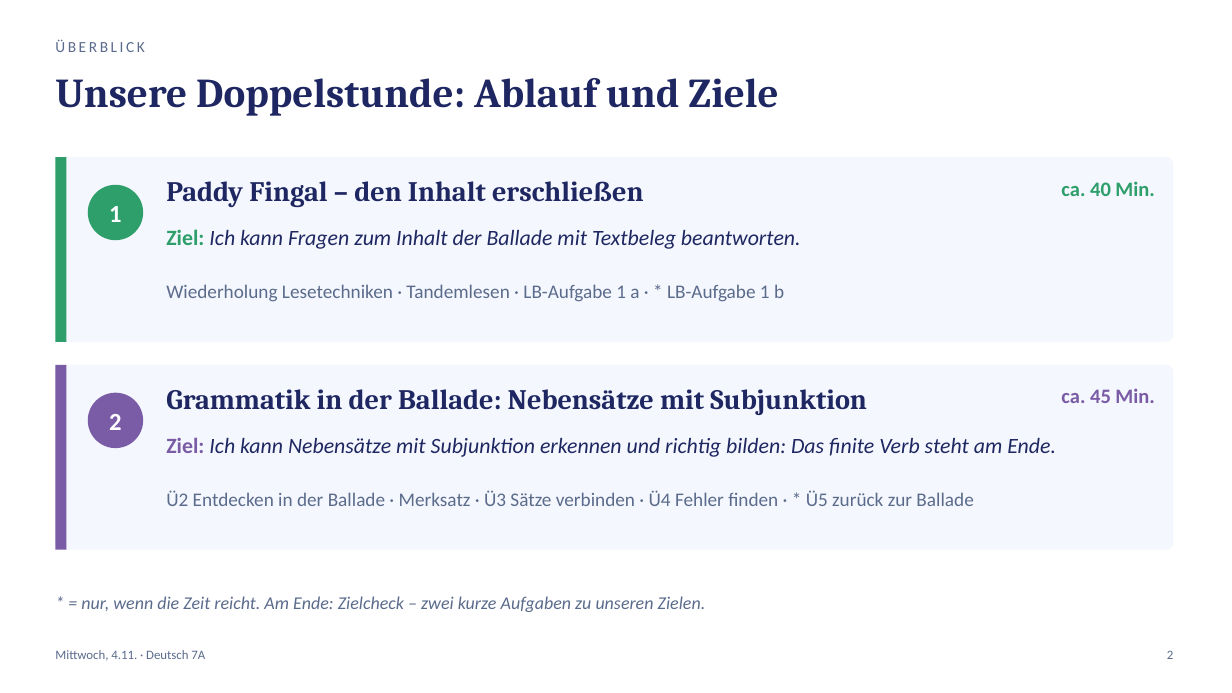
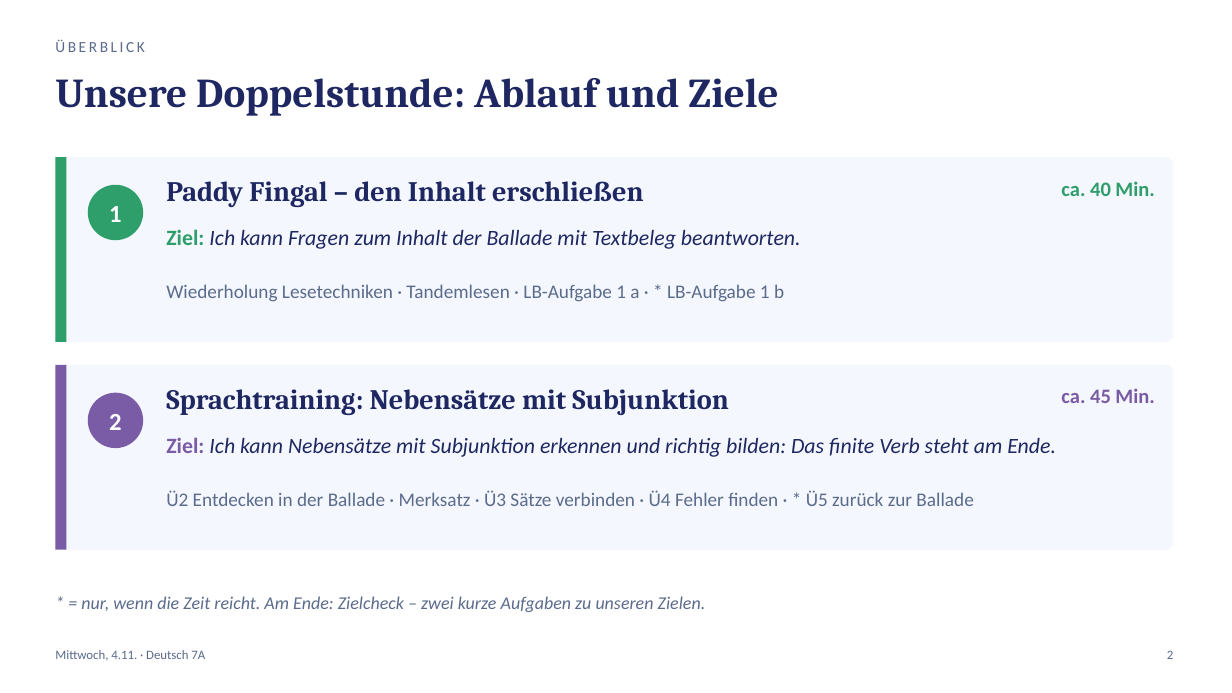
Before and after one commit to golzkonstantin-gif/Schule, a slide deck: slide 2 of Deutsch_7A/Balladen/Woche2/Mittwoch_04-11_Deutsch_7A.pptx. Drawn at 1232x693 pixels with LibreOffice and Linux fonts; fonts in the diff are those of the drawing. Boxes give left, top, right and bottom in pixels: in the first picture for what was removed or moved away, otherwise in the second. Text is boxed around its words. In the diff, an @@ line names an element or a change of style, - is before the commit and + after.

```diff
--- a/Deutsch_7A/Balladen/Woche2/Mittwoch_04-11_Deutsch_7A.pptx
+++ b/Deutsch_7A/Balladen/Woche2/Mittwoch_04-11_Deutsch_7A.pptx
@@ text at [166,389,729,415]: text changed @@
-Grammatik in der Ballade: Nebensätze mit Subjunktion
+Sprachtraining: Nebensätze mit Subjunktion
```
Also in this commit, not shown: 10 other slides changed, 10 other files.
